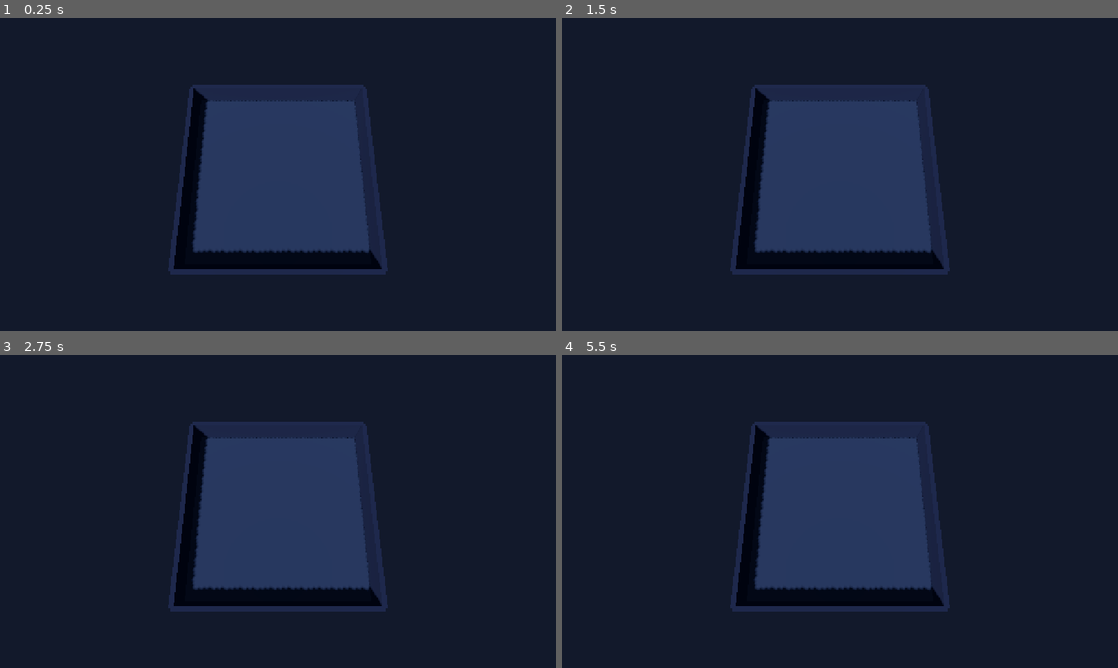
Above: before the commit, frames 1-4 (two rows, left to right).
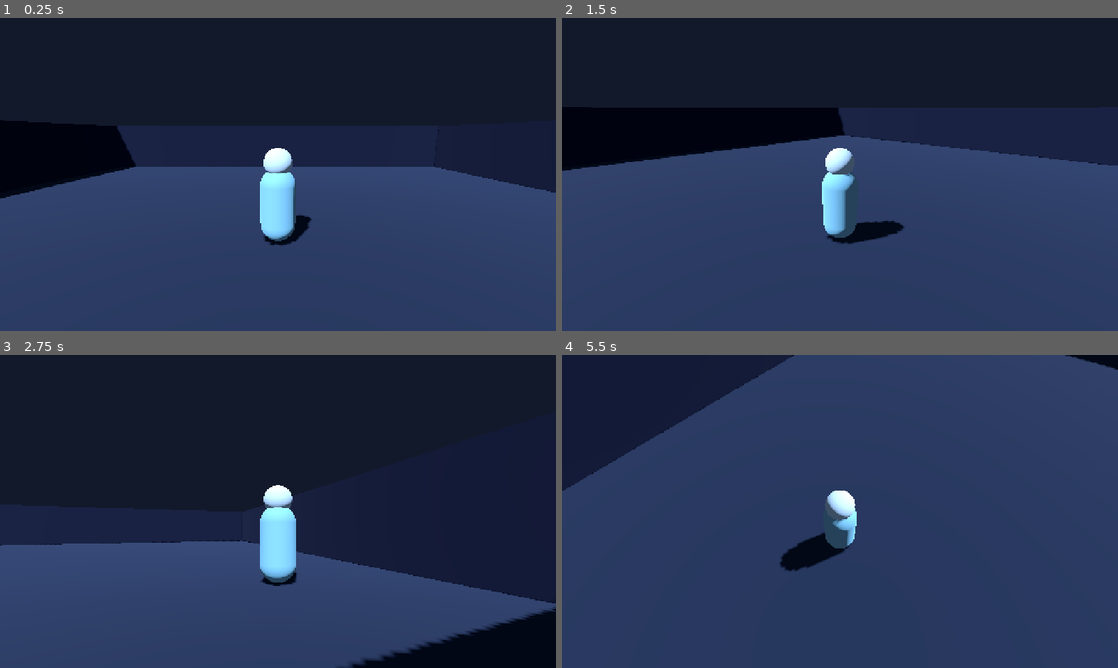
Above: after the commit, the same moments.

Repository: God-of-Bugs/BLOOMKEEPER-
Game: Godot game, scene res://scenes/Main.tscn
Two runs of this game, one before a commit and one after it. Both use one fixed random seed, a clock stepped at 60 frames per second and the inputs below.
Inputs (mouse positions are in pixels of both pictures, inside the frame that each line leads up to):
- Up to frame 1 (0.25 s): no input
- Up to frame 2 (1.5 s): tap Enter at 0.5 s; move the mouse to (962, 158) at 0.52 s; hold D (move_right, bound only after the commit) 0.53-1.28 s; click (962, 158) at 0.67 s; move the mouse to (728, 190) at 1.27 s; hold S (move_back, bound only after the commit) from 1.28 s (still down); click (728, 190) at 1.42 s
- Up to frame 3 (2.75 s): move the mouse to (333, 442) at 2.02 s; release S (move_back, bound only after the commit) at 2.03 s; hold D (move_right, bound only after the commit) from 2.03 s (still down); click (333, 442) at 2.17 s
- Up to frame 4 (5.5 s): move the mouse to (812, 574) at 2.77 s; release D (move_right, bound only after the commit) at 2.78 s; hold W (move_forward, bound only after the commit) 2.78-3.53 s; click (812, 574) at 2.92 s; move the mouse to (1006, 558) at 3.52 s; hold A (move_left, bound only after the commit) 3.53-5.03 s; click (1006, 558) at 3.67 s; tap Escape at 4.15 s; move the mouse to (673, 464) at 4.27 s; click (673, 464) at 4.42 s; move the mouse to (867, 511) at 5.02 s; hold S (move_back, bound only after the commit) from 5.03 s (still down); click (867, 511) at 5.17 s

The runs differ from the first frame. In frame 1, 56% of the frame differs, in the area x 0-100%, y 21-100%; in frame 2, 58%; in frame 3, 41%; in frame 4, 76%, in the area x 0-100%, y 0-100%.

Commit message:
Player movement and camera working

Diff:
--- a/project.godot
+++ b/project.godot
@@ -22,6 +22,13 @@
 window/stretch/mode="canvas_items"
 window/stretch/aspect="expand"
 
+[input]
+
+move_forward="{\"deadzone\": 0.5, \"events\": [Object(InputEventKey, \"physical_keycode\": 87, \"device\": -1)]}"
+move_back="{\"deadzone\": 0.5, \"events\": [Object(InputEventKey, \"physical_keycode\": 83, \"device\": -1)]}"
+move_left="{\"deadzone\": 0.5, \"events\": [Object(InputEventKey, \"physical_keycode\": 65, \"device\": -1)]}"
+move_right="{\"deadzone\": 0.5, \"events\": [Object(InputEventKey, \"physical_keycode\": 68, \"device\": -1)]}"
+
 [physics]
 
 3d/physics_engine="Jolt Physics"
--- a/scenes/Main.tscn
+++ b/scenes/Main.tscn
@@ -1,5 +1,6 @@
-[gd_scene load_steps=11 format=3]
+[gd_scene load_steps=2 format=3 uid="uid://c518k58t3nbqk"]
 
+[ext_resource type="PackedScene" path="res://scenes/Player.tscn" id="1_player"]
 [sub_resource type="Environment" id="Environment_sanctuary"]
 background_mode = 1
 background_color = Color(0.025, 0.035, 0.065, 1)
@@ -14,15 +15,17 @@
 [sub_resource type="BoxMesh" id="BoxMesh_floor"]
 size = Vector3(24, 0.5, 24)
 
+[sub_resource type="StandardMaterial3D" id="Material_floor"]
+albedo_color = Color(0.13, 0.16, 0.2, 1)
+
 [sub_resource type="BoxShape3D" id="BoxShape_floor"]
 size = Vector3(24, 0.5, 24)
 
-[sub_resource type="StandardMaterial3D" id="Material_floor"]
-albedo_color = Color(0.13, 0.16, 0.2, 1)
-roughness = 1.0
-
 [sub_resource type="BoxMesh" id="BoxMesh_wall"]
 size = Vector3(24, 3, 0.6)
+
+[sub_resource type="StandardMaterial3D" id="Material_wall"]
+albedo_color = Color(0.085, 0.105, 0.15, 1)
 
 [sub_resource type="BoxShape3D" id="BoxShape_wall"]
 size = Vector3(24, 3, 0.6)
@@ -33,75 +36,68 @@
 [sub_resource type="BoxShape3D" id="BoxShape_side_wall"]
 size = Vector3(0.6, 3, 24)
 
-[sub_resource type="StandardMaterial3D" id="Material_wall"]
-albedo_color = Color(0.085, 0.105, 0.15, 1)
-roughness = 1.0
+[node name="Main" type="Node3D" unique_id=1003365631]
 
-[node name="Main" type="Node3D"]
-
-[node name="WorldEnvironment" type="WorldEnvironment" parent="."]
+[node name="WorldEnvironment" type="WorldEnvironment" parent="." unique_id=1442600844]
 environment = SubResource("Environment_sanctuary")
 
-[node name="DirectionalLight3D" type="DirectionalLight3D" parent="."]
-rotation_degrees = Vector3(-52, -28, 0)
+[node name="DirectionalLight3D" type="DirectionalLight3D" parent="." unique_id=400378133]
+transform = Transform3D(0.88294756, 0.36994863, -0.2890356, 0, 0.6156615, 0.7880107, 0.46947157, -0.6957722, 0.5435968, 0, 0, 0)
 light_color = Color(0.72, 0.79, 1, 1)
 light_energy = 2.0
 shadow_enabled = true
 
-[node name="Camera3D" type="Camera3D" parent="."]
-position = Vector3(0, 30, 8)
-rotation_degrees = Vector3(-75, 0, 0)
-fov = 70.0
-current = true
+[node name="Player" parent="." unique_id=1364550572 instance=ExtResource("1_player")]
+position = Vector3(0, 0, 0)
 
-[node name="Arena" type="Node3D" parent="."]
+[node name="Arena" type="Node3D" parent="." unique_id=1626148029]
 
-[node name="Ground" type="StaticBody3D" parent="Arena"]
-position = Vector3(0, -0.25, 0)
+[node name="Ground" type="StaticBody3D" parent="Arena" unique_id=1453309595]
+transform = Transform3D(1, 0, 0, 0, 1, 0, 0, 0, 1, 0, -0.25, 0)
 
-[node name="MeshInstance3D" type="MeshInstance3D" parent="Arena/Ground"]
+[node name="MeshInstance3D" type="MeshInstance3D" parent="Arena/Ground" unique_id=1702526661]
 mesh = SubResource("BoxMesh_floor")
 surface_material_override/0 = SubResource("Material_floor")
 
-[node name="CollisionShape3D" type="CollisionShape3D" parent="Arena/Ground"]
+[node name="CollisionShape3D" type="CollisionShape3D" parent="Arena/Ground" unique_id=261315139]
 shape = SubResource("BoxShape_floor")
 
-[node name="NorthBoundary" type="StaticBody3D" parent="Arena"]
-position = Vector3(0, 1.5, -12)
+[node name="NorthBoundary" type="StaticBody3D" parent="Arena" unique_id=931142409]
+transform = Transform3D(1, 0, 0, 0, 1, 0, 0, 0, 1, 0, 1.5, -12)
 
-[node name="MeshInstance3D" type="MeshInstance3D" parent="Arena/NorthBoundary"]
+[node name="MeshInstance3D" type="MeshInstance3D" parent="Arena/NorthBoundary" unique_id=190396789]
 mesh = SubResource("BoxMesh_wall")
 surface_material_override/0 = SubResource("Material_wall")
 
-[node name="CollisionShape3D" type="CollisionShape3D" parent="Arena/NorthBoundary"]
+[node name="CollisionShape3D" type="CollisionShape3D" parent="Arena/NorthBoundary" unique_id=1418959983]
 shape = SubResource("BoxShape_wall")
 
-[node name="SouthBoundary" type="StaticBody3D" parent="Arena"]
-position = Vector3(0, 1.5, 12)
+[node name="SouthBoundary" type="StaticBody3D" parent="Arena" unique_id=612745436]
+transform = Transform3D(1, 0, 0, 0, 1, 0, 0, 0, 1, 0, 1.5, 12)
 
-[node name="MeshInstance3D" type="MeshInstance3D" parent="Arena/SouthBoundary"]
+[node name="MeshInstance3D" type="MeshInstance3D" parent="Arena/SouthBoundary" unique_id=1995570614]
 mesh = SubResource("BoxMesh_wall")
 surface_material_override/0 = SubResource("Material_wall")
 
-[node name="CollisionShape3D" type="CollisionShape3D" parent="Arena/SouthBoundary"]
+[node name="CollisionShape3D" type="CollisionShape3D" parent="Arena/SouthBoundary" unique_id=1544064830]
 shape = SubResource("BoxShape_wall")
 
-[node name="WestBoundary" type="StaticBody3D" parent="Arena"]
-position = Vector3(-12, 1.5, 0)
+[node name="WestBoundary" type="StaticBody3D" parent="Arena" unique_id=631378612]
+transform = Transform3D(1, 0, 0, 0, 1, 0, 0, 0, 1, -12, 1.5, 0)
 
-[node name="MeshInstance3D" type="MeshInstance3D" parent="Arena/WestBoundary"]
+[node name="MeshInstance3D" type="MeshInstance3D" parent="Arena/WestBoundary" unique_id=365149247]
 mesh = SubResource("BoxMesh_side_wall")
 surface_material_override/0 = SubResource("Material_wall")
 
-[node name="CollisionShape3D" type="CollisionShape3D" parent="Arena/WestBoundary"]
+[node name="CollisionShape3D" type="CollisionShape3D" parent="Arena/WestBoundary" unique_id=1623618110]
 shape = SubResource("BoxShape_side_wall")
 
-[node name="EastBoundary" type="StaticBody3D" parent="Arena"]
-position = Vector3(12, 1.5, 0)
+[node name="EastBoundary" type="StaticBody3D" parent="Arena" unique_id=2084171049]
+transform = Transform3D(1, 0, 0, 0, 1, 0, 0, 0, 1, 12, 1.5, 0)
 
-[node name="MeshInstance3D" type="MeshInstance3D" parent="Arena/EastBoundary"]
+[node name="MeshInstance3D" type="MeshInstance3D" parent="Arena/EastBoundary" unique_id=609936923]
 mesh = SubResource("BoxMesh_side_wall")
 surface_material_override/0 = SubResource("Material_wall")
 
-[node name="CollisionShape3D" type="CollisionShape3D" parent="Arena/EastBoundary"]
+[node name="CollisionShape3D" type="CollisionShape3D" parent="Arena/EastBoundary" unique_id=736152822]
 shape = SubResource("BoxShape_side_wall")
--- /dev/null
+++ b/scenes/Player.tscn
@@ -0,0 +1,56 @@
+[gd_scene load_steps=7 format=3]
+
+[ext_resource type="Script" path="res://scripts/player.gd" id="1_player"]
+
+[sub_resource type="CapsuleShape3D" id="CapsuleShape_player"]
+radius = 0.45
+height = 1.8
+
+[sub_resource type="CapsuleMesh" id="CapsuleMesh_body"]
+radius = 0.4
+height = 1.7
+
+[sub_resource type="StandardMaterial3D" id="Material_body"]
+albedo_color = Color(0.51, 0.72, 0.69, 1)
+roughness = 0.9
+
+[sub_resource type="SphereMesh" id="SphereMesh_head"]
+radius = 0.32
+height = 0.64
+
+[sub_resource type="StandardMaterial3D" id="Material_head"]
+albedo_color = Color(0.76, 0.83, 0.76, 1)
+roughness = 0.85
+
+[node name="Player" type="CharacterBody3D"]
+collision_layer = 2
+collision_mask = 1
+script = ExtResource("1_player")
+
+[node name="CollisionShape3D" type="CollisionShape3D" parent="."]
+position = Vector3(0, 0.9, 0)
+shape = SubResource("CapsuleShape_player")
+
+[node name="Model" type="Node3D" parent="."]
+
+[node name="Body" type="MeshInstance3D" parent="Model"]
+position = Vector3(0, 0.85, 0)
+mesh = SubResource("CapsuleMesh_body")
+surface_material_override/0 = SubResource("Material_body")
+
+[node name="Head" type="MeshInstance3D" parent="Model"]
+position = Vector3(0, 1.82, 0)
+mesh = SubResource("SphereMesh_head")
+surface_material_override/0 = SubResource("Material_head")
+
+[node name="CameraPivot" type="Node3D" parent="."]
+position = Vector3(0, 1.55, 0)
+
+[node name="SpringArm3D" type="SpringArm3D" parent="CameraPivot"]
+rotation = Vector3(-0.18, 0, 0)
+spring_length = 5.0
+margin = 0.2
+
+[node name="Camera3D" type="Camera3D" parent="CameraPivot/SpringArm3D"]
+current = true
+fov = 70.0
--- /dev/null
+++ b/scripts/player.gd
@@ -0,0 +1,68 @@
+class_name BloomkeeperPlayer
+extends CharacterBody3D
+
+const MOVE_SPEED: float = 5.0
+const TURN_SPEED: float = 10.0
+const MOUSE_SENSITIVITY: float = 0.003
+const MIN_CAMERA_PITCH: float = deg_to_rad(-65.0)
+const MAX_CAMERA_PITCH: float = deg_to_rad(15.0)
+
+@onready var camera_pivot: Node3D = $CameraPivot
+@onready var model: Node3D = $Model
+
+
+func _ready() -> void:
+	_register_move_action("move_forward", KEY_W)
+	_register_move_action("move_back", KEY_S)
+	_register_move_action("move_left", KEY_A)
+	_register_move_action("move_right", KEY_D)
+	Input.mouse_mode = Input.MOUSE_MODE_CAPTURED
+
+
+func _register_move_action(action_name: String, physical_key: Key) -> void:
+	if not InputMap.has_action(action_name):
+		InputMap.add_action(action_name)
+	var key_event: InputEventKey = InputEventKey.new()
+	key_event.physical_keycode = physical_key
+	InputMap.action_add_event(action_name, key_event)
+
+
+func _unhandled_input(event: InputEvent) -> void:
+	if event is InputEventKey and event.pressed and event.keycode == KEY_ESCAPE:
+		Input.mouse_mode = Input.MOUSE_MODE_VISIBLE
+	elif event is InputEventMouseButton and event.pressed and event.button_index == MOUSE_BUTTON_LEFT:
+		Input.mouse_mode = Input.MOUSE_MODE_CAPTURED
+	elif event is InputEventMouseMotion and Input.mouse_mode == Input.MOUSE_MODE_CAPTURED:
+		camera_pivot.rotation.y -= event.relative.x * MOUSE_SENSITIVITY
+		camera_pivot.rotation.x = clampf(
+			camera_pivot.rotation.x - event.relative.y * MOUSE_SENSITIVITY,
+			MIN_CAMERA_PITCH,
+			MAX_CAMERA_PITCH
+		)
+
+
+func _physics_process(delta: float) -> void:
+	var input_vector: Vector2 = Input.get_vector("move_left", "move_right", "move_forward", "move_back")
+	var camera_forward: Vector3 = -camera_pivot.global_basis.z
+	var camera_right: Vector3 = camera_pivot.global_basis.x
+	camera_forward.y = 0.0
+	camera_right.y = 0.0
+	camera_forward = camera_forward.normalized()
+	camera_right = camera_right.normalized()
+
+	var move_direction: Vector3 = camera_right * input_vector.x + camera_forward * -input_vector.y
+	if move_direction.length_squared() > 1.0:
+		move_direction = move_direction.normalized()
+
+	velocity.x = move_direction.x * MOVE_SPEED
+	velocity.z = move_direction.z * MOVE_SPEED
+	if not is_on_floor():
+		velocity.y -= get_gravity().length() * delta
+	else:
+		velocity.y = 0.0
+
+	move_and_slide()
+
+	if move_direction.length_squared() > 0.001:
+		var target_yaw: float = atan2(-move_direction.x, -move_direction.z)
+		model.rotation.y = lerp_angle(model.rotation.y, target_yaw, TURN_SPEED * delta)
